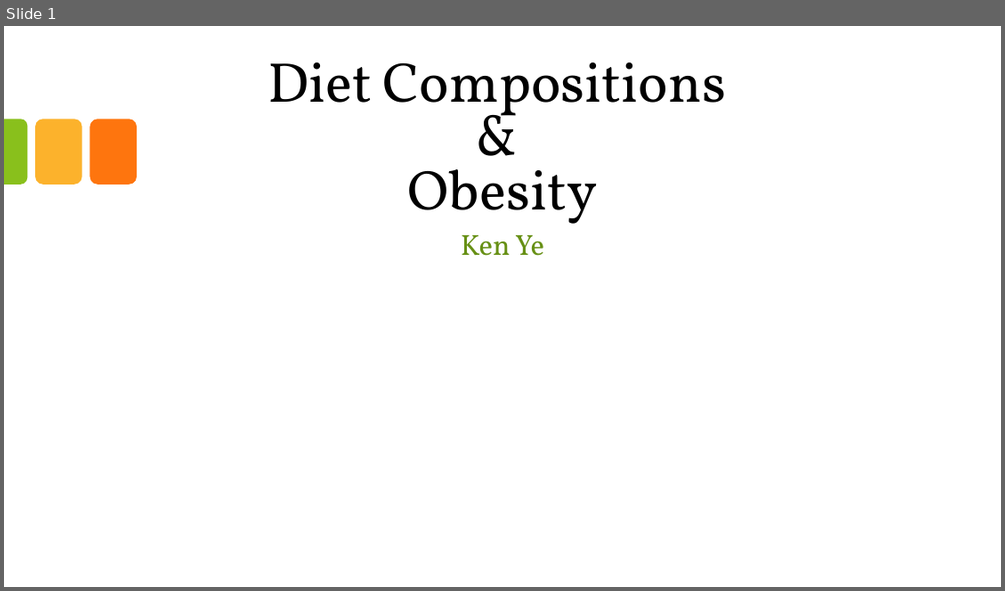
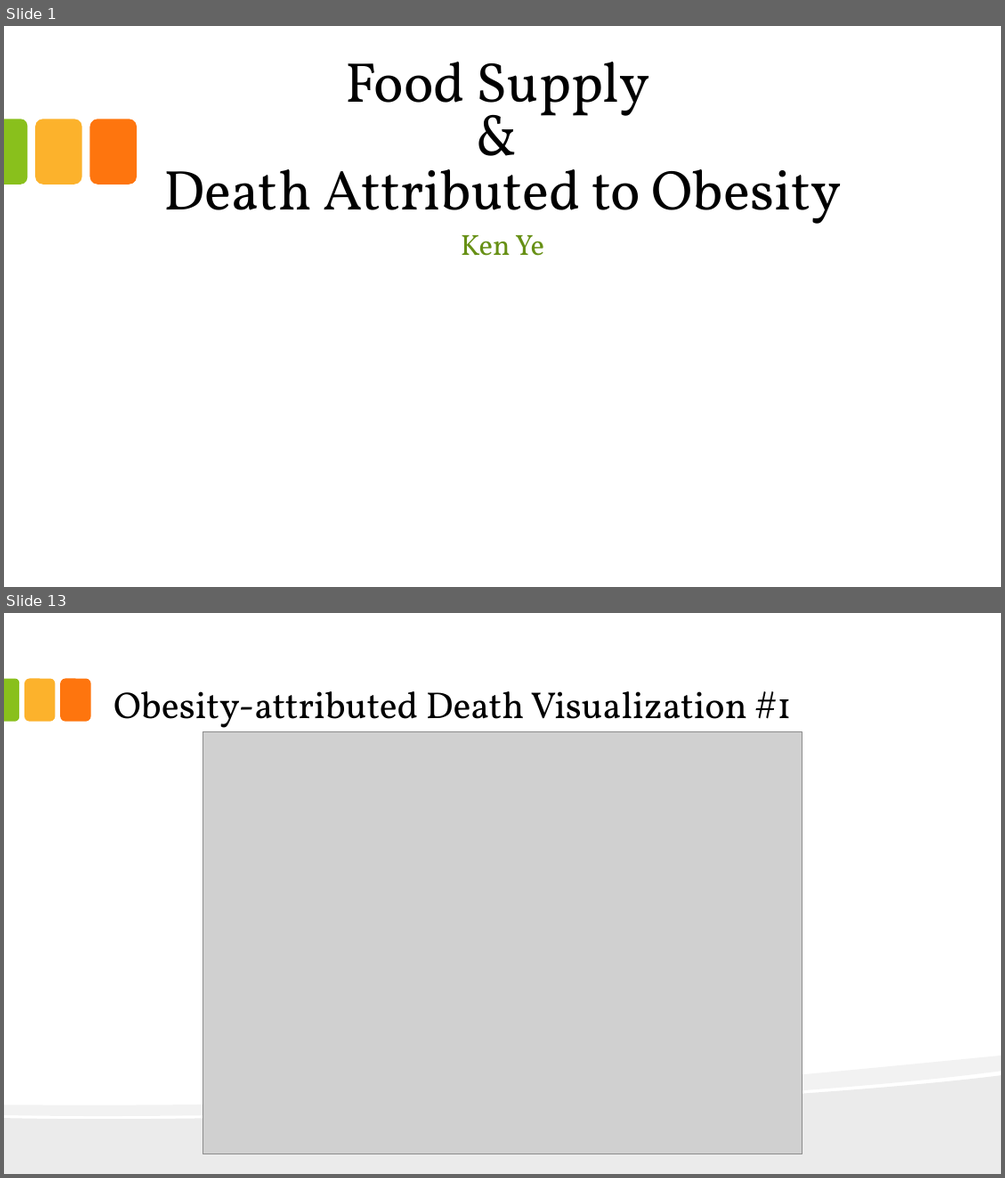
Before and after one commit to KenYe23/Diet-Compositions-and-Obesity, a slide deck: Food Supply and Death Attributed to Obesity.pptx. Shown one above the other, each under a label of ours: slide 1 before the commit, slides 1 and 13 after it; the slides between them are not shown. The pictures are 1005x591 and 1005x1178 pixels, drawn with LibreOffice and Linux fonts; fonts in the diff are those of the drawing; grey boxes stand for pictures; background and template pictures are left out. Boxes give left, top, right and bottom in pixels: in the first picture for what was removed or moved away, otherwise in the second. Text is boxed around its words. In the diff, an @@ line names an element or a change of style, - is before the commit and + after.

```diff
--- a/Food Supply and Death Attributed to Obesity.pptx
+++ b/Food Supply and Death Attributed to Obesity.pptx
@@ slide 13 added at [4,613,1001,1174], background #FFFFFF @@
@@ round same rect added at [4,679,20,722], fill #89C01C @@
@@ rounded rectangle added at [24,679,55,722], fill #FCB22C @@
@@ rounded rectangle added at [60,679,90,722], fill #FE750E @@
@@ title added at [113,691,791,735], 36 pt, text #000000 @@
+Obesity-attributed Death Visualization #1
@@ picture added at [202,731,801,1153] @@
@@ freeform shape added at [4,1055,1001,1174], fill #000000 at 5% opacity @@
@@ freeform shape added at [4,1076,1001,1174], fill #000000 at 8% opacity @@
@@ slide 1 changed as well @@
@@ title at [164,62,841,224]: text changed @@
-Diet Compositions
-&
-Obesity
+Food Supply
+&
+Death Attributed to Obesity
```
Also in this commit, not shown: 26 other slides added, 6 slides removed, 6 other files.
